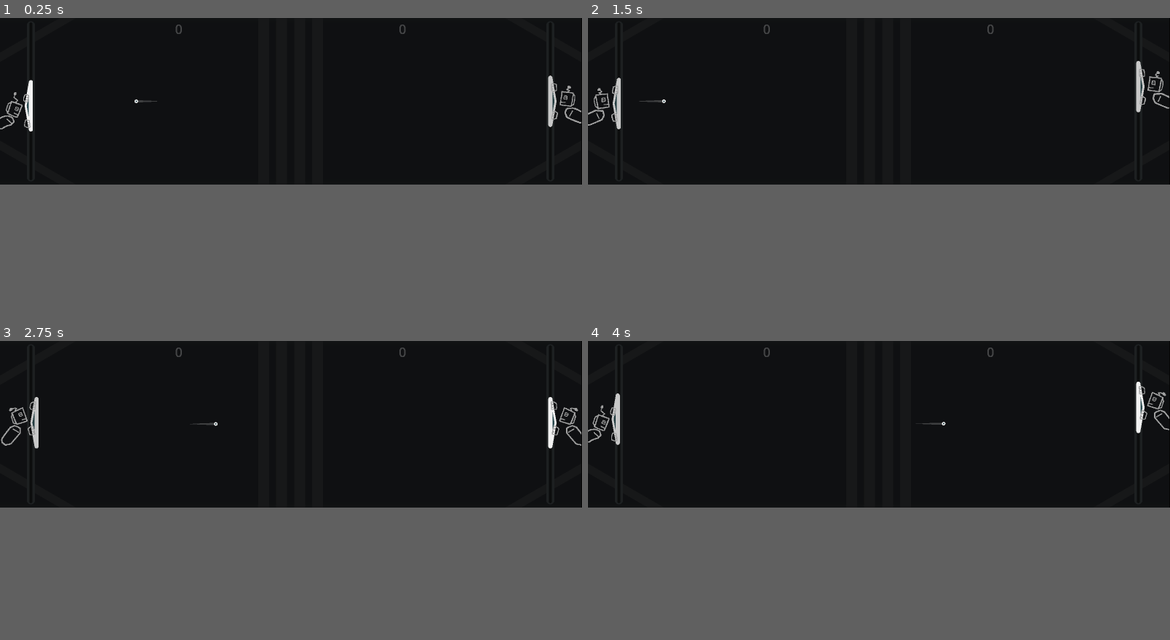
Above: before the commit, frames 1-4 (two rows, left to right).
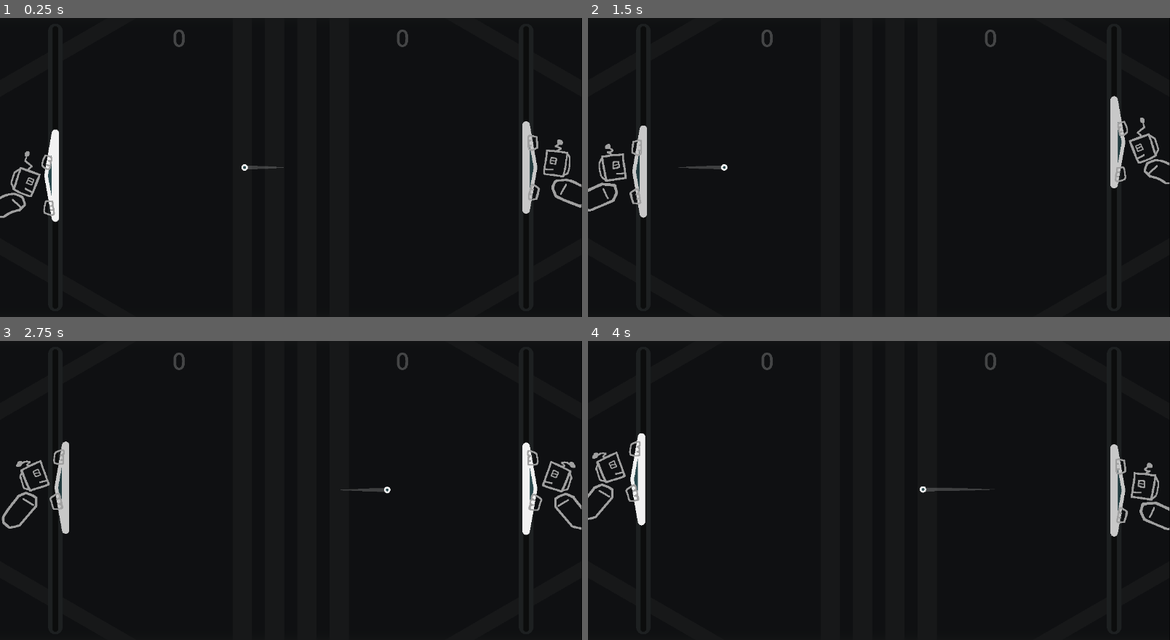
Above: after the commit, the same moments.

Repository: pixerhp/Pixers-Pong
Game: Godot game, scene res://scenes/topscenes/gameplay_topscene.tscn
Same seed, same stepped clock (60 frames per second), same inputs: the game is played once before the commit and once after it.
Inputs (mouse positions are in pixels of both pictures, inside the frame that each line leads up to):
- Up to frame 1 (0.25 s): no input
- Up to frame 2 (1.5 s): move the mouse to (1007, 92) at 0.52 s; hold D (plr1_bump_right) 0.53-1.28 s; tap Shift (plr1_slow) at 0.6 s; click (1007, 92) at 0.67 s; move the mouse to (762, 110) at 1.27 s; hold S (plr1_down) from 1.28 s (still down); tap Keypad 0 (plr2_slow) at 1.35 s
- Up to frame 3 (2.75 s): move the mouse to (349, 388) at 2.02 s; release S (plr1_down) at 2.03 s; hold D (plr1_bump_right) from 2.03 s (still down); tap Shift (plr1_slow) at 2.1 s
- Up to frame 4 (4 s): move the mouse to (849, 457) at 2.77 s; release D (plr1_bump_right) at 2.78 s; hold W (plr1_up) 2.78-3.53 s; tap Keypad 0 (plr2_slow) at 2.85 s; click (849, 457) at 2.92 s; move the mouse to (1053, 448) at 3.52 s; hold A (plr1_bump_left) from 3.53 s (still down); tap Shift (plr1_slow) at 3.6 s
The window is 800x229 before the commit and 800x411 after it. Grey fills any space a smaller window leaves; there, only what the larger window draws over its background counts as a difference.

The runs differ from the first frame. In frame 1, 2.8% of the frame differs, in the area x 0-100%, y 2-69%; in frame 2, 2.8%; in frame 3, 2.9%, in the area x 0-100%, y 2-65%; in frame 4, 2.9%.

Commit message:
Implement janky solution to starting window bug

Diff:
--- a/project.godot
+++ b/project.godot
@@ -22,7 +22,8 @@
 
 [display]
 
-window/size/viewport_width=2260
+window/size/viewport_width=1260
+window/size/mode=1
 window/stretch/mode="viewport"
 window/stretch/aspect="expand"
 
--- a/scripts/gameplay_script.gd
+++ b/scripts/gameplay_script.gd
@@ -5,7 +5,7 @@
 
 func _ready():
 	reset_gameobject_positions()
-	#DisplayServer.window_set_mode(DisplayServer.WINDOW_MODE_WINDOWED)
+	DisplayServer.window_set_mode(DisplayServer.WINDOW_MODE_WINDOWED)
 	update_scores_text()
 	reset_ai_inputs(false)
 	reset_ai_inputs(true)
